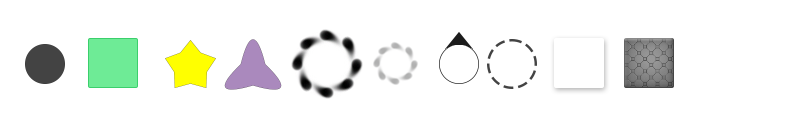
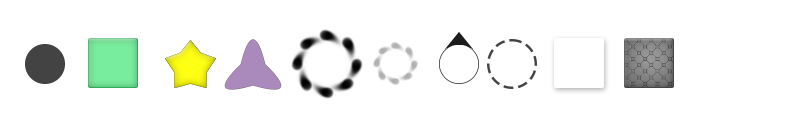
Layered file, before and after one edit (800×128). Changes by layer:
added layer "star 拷贝" above "star" over box(165, 40, 216, 88)
added layer "brick 拷贝" above "brick" over box(88, 38, 138, 88)
hid "brick" over box(88, 38, 138, 88)
